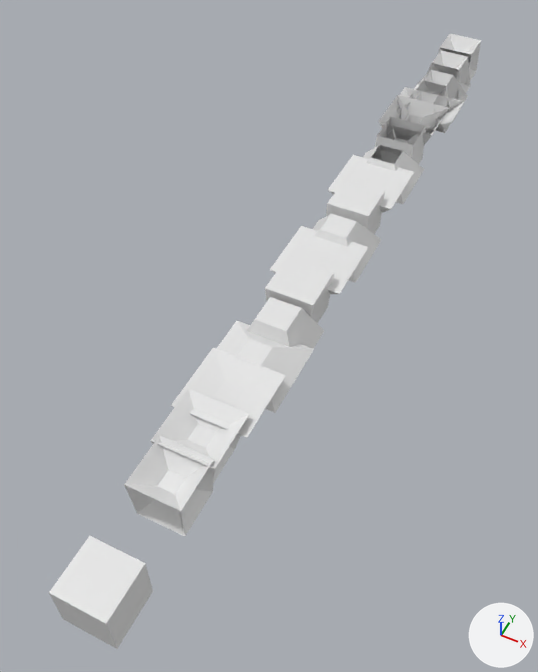
Renders of the Blender file tesseract.blend from each side of a commit.
The view is the same before and after, from a camera (50 mm lens) standing at (8.6, -6.1, 22.0) and looking at (-1.3, 13.8, -2.9). The lights are fixed; the arrows at lower right show +X, +Y and +Z.

In view in the first picture: 'Cube', 'copy10', 'copy11', 'copy12', 'copy13', 'copy14', 'copy15', 'copy16', 'copy17', 'copy18', 'copy2', 'copy3', 'copy4', 'copy5', 'copy6', 'copy7', 'copy8', 'copy9'.
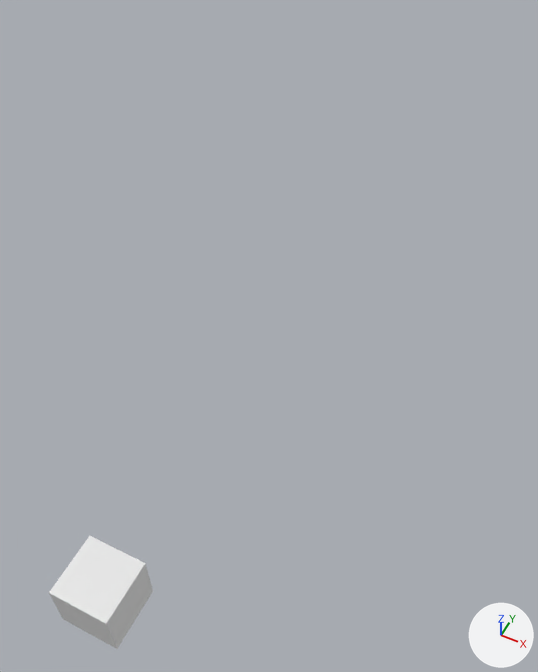
Changed parts and their boxes [x1, y1, x2, y2] in the pictures (538 x 672 px):
'copy2', deleted
    before: [124, 435, 214, 536]
'copy4', deleted
    before: [171, 347, 286, 438]
'copy3', deleted
    before: [151, 389, 250, 483]
'copy5', deleted
    before: [216, 321, 314, 413]
'copy7', deleted
    before: [265, 256, 334, 324]
'copy8', deleted
    before: [270, 226, 368, 294]
'copy6', deleted
    before: [247, 297, 324, 349]
'copy10', deleted
    before: [326, 179, 385, 234]
'copy11', deleted
    before: [328, 155, 414, 213]
'copy9', deleted
    before: [313, 214, 381, 283]
'copy14', deleted
    before: [378, 95, 449, 145]
'copy13', deleted
    before: [372, 117, 426, 164]
'copy12', deleted
    before: [363, 145, 424, 204]
'copy16', deleted
    before: [409, 70, 468, 122]
'copy17', deleted
    before: [427, 50, 471, 100]
'copy15', deleted
    before: [396, 87, 464, 133]
'copy18', deleted
    before: [438, 34, 481, 85]

What changed in the scene script:
```text
Remove ob_copy2:
    ob_copy2 = bpy.data.objects.new('copy2', me_cube_014)
    ob_copy2.location = (0.0, 4.0, 0.0)
Remove ob_copy3:
    ob_copy3 = bpy.data.objects.new('copy3', me_cube_015)
    ob_copy3.location = (0.0, 6.0, 0.0)
Remove ob_copy4:
    ob_copy4 = bpy.data.objects.new('copy4', me_cube_016)
    ob_copy4.location = (0.0, 8.0, 0.0)
Remove ob_copy5:
    ob_copy5 = bpy.data.objects.new('copy5', me_cube_017)
    ob_copy5.location = (0.0, 10.0, 0.0)
Remove ob_copy6:
    ob_copy6 = bpy.data.objects.new('copy6', me_cube_018)
    ob_copy6.location = (0.0, 12.0, 0.0)
Remove ob_copy7:
    ob_copy7 = bpy.data.objects.new('copy7', me_cube_019)
    ob_copy7.location = (0.0, 14.0, 0.0)
Remove ob_copy8:
    ob_copy8 = bpy.data.objects.new('copy8', me_cube_020)
    ob_copy8.location = (0.0, 16.0, 0.0)
Remove ob_copy9:
    ob_copy9 = bpy.data.objects.new('copy9', me_cube_021)
    ob_copy9.location = (0.0, 18.0, 0.0)
Remove ob_copy10:
    ob_copy10 = bpy.data.objects.new('copy10', me_cube_022)
    ob_copy10.location = (0.0, 20.0, 0.0)
Remove ob_copy11:
    ob_copy11 = bpy.data.objects.new('copy11', me_cube_023)
    ob_copy11.location = (0.0, 22.0, 0.0)
Remove ob_copy12:
    ob_copy12 = bpy.data.objects.new('copy12', me_cube_024)
    ob_copy12.location = (0.0, 24.0, 0.0)
Remove ob_copy13:
    ob_copy13 = bpy.data.objects.new('copy13', me_cube_025)
    ob_copy13.location = (0.0, 26.0, 0.0)
Remove ob_copy14:
    ob_copy14 = bpy.data.objects.new('copy14', me_cube_026)
    ob_copy14.location = (0.0, 28.0, 0.0)
Remove ob_copy15:
    ob_copy15 = bpy.data.objects.new('copy15', me_cube_027)
    ob_copy15.location = (0.0, 30.0, 0.0)
Remove ob_copy16:
    ob_copy16 = bpy.data.objects.new('copy16', me_cube_028)
    ob_copy16.location = (0.0, 32.0, 0.0)
Remove ob_copy17:
    ob_copy17 = bpy.data.objects.new('copy17', me_cube_029)
    ob_copy17.location = (0.0, 34.0, 0.0)
Remove ob_copy18:
    ob_copy18 = bpy.data.objects.new('copy18', me_cube_030)
    ob_copy18.location = (0.0, 36.0, 0.0)
```
